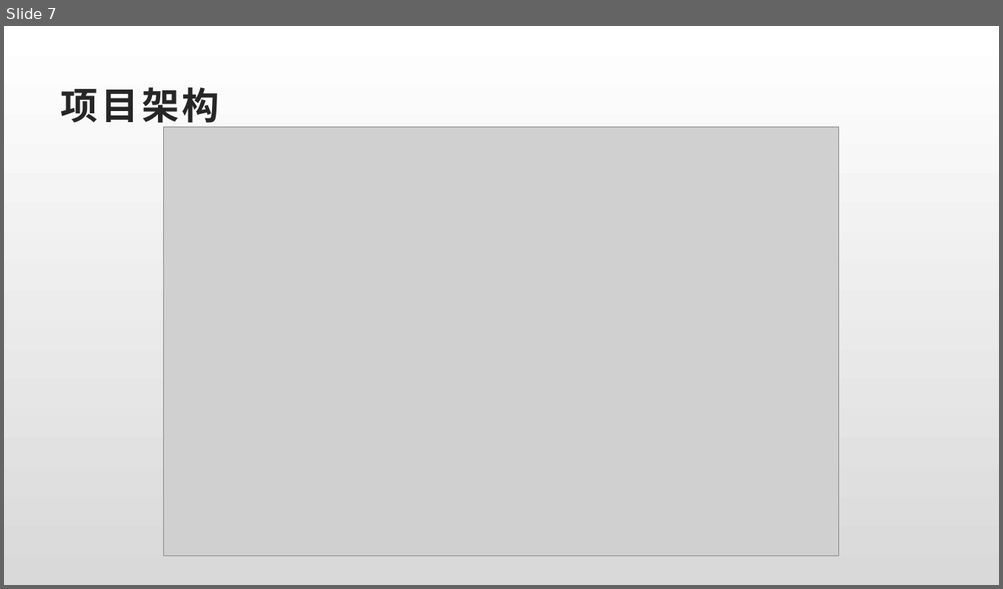
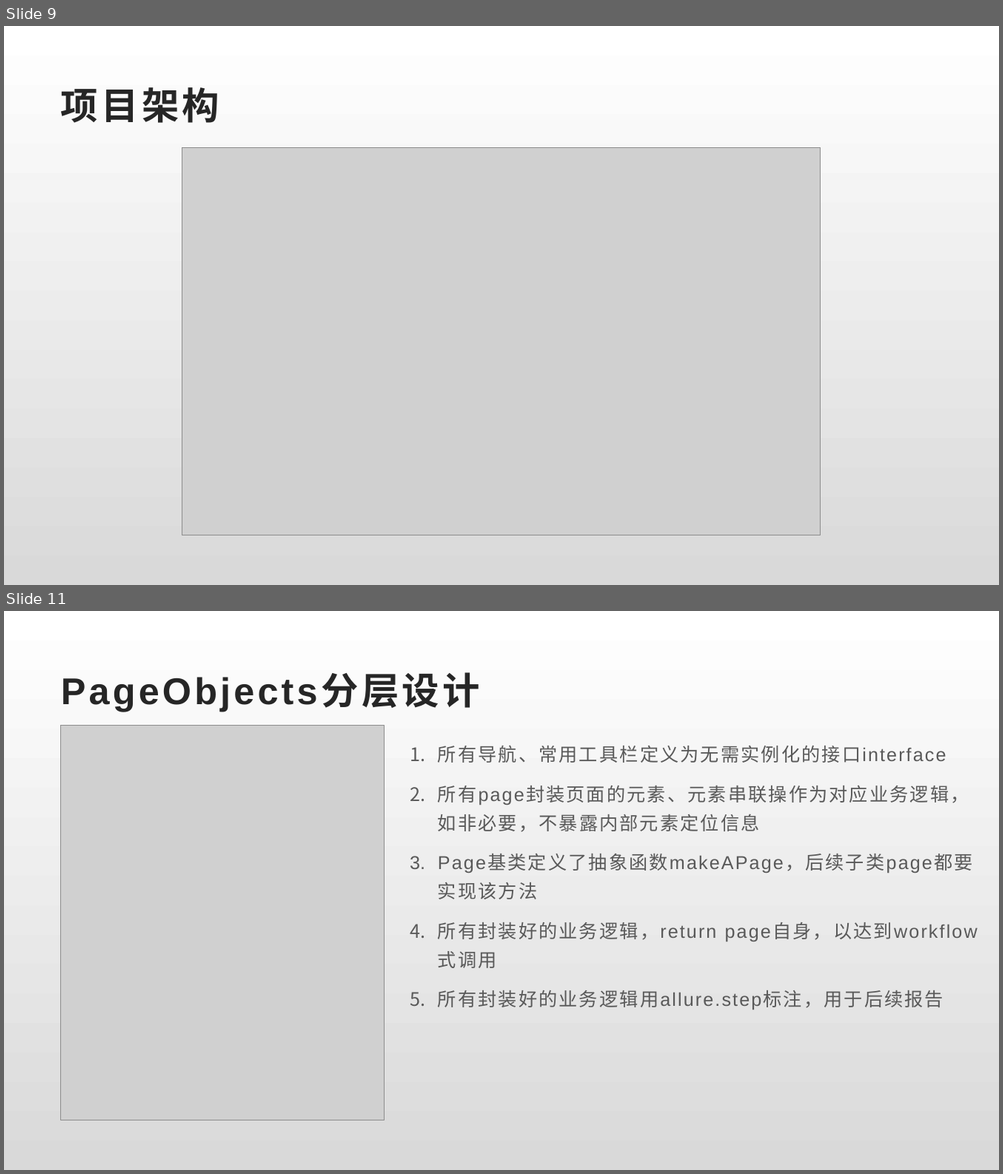
Before and after one commit to julystone/alistar_github_version, a slide deck: doc/基于Appium的 App UI自动化框架.pptx. Shown one above the other, each under a label of ours: slide 7 before the commit, slides 9 and 11 after it; the slides between them are not shown. The pictures are 1003x589 and 1003x1174 pixels, drawn with LibreOffice and Linux fonts; fonts in the diff are those of the drawing; grey boxes stand for pictures. Boxes give left, top, right and bottom in pixels: in the first picture for what was removed or moved away, otherwise in the second. Text is boxed around its words. In the diff, an @@ line names an element or a change of style, - is before the commit and + after.

```diff
--- a/doc/基于Appium的 App UI自动化框架.pptx
+++ b/doc/基于Appium的 App UI自动化框架.pptx
@@ slide 11 added at bbox=[4, 611, 999, 1170], background gradient #FFFFFF to #D9D9D9 @@
@@ title added at bbox=[61, 675, 480, 712], 36 pt, text #262626, bold @@
+PageObjects分层设计
@@ picture added at bbox=[61, 725, 384, 1121] @@
@@ text added at bbox=[438, 745, 977, 1010], 18 pt, text #595959 @@
+1. 所有导航、常用工具栏定义为无需实例化的接口interface
+2. 所有page封装页面的元素、元素串联操作为对应业务逻辑，如非必要，不暴露内部元素定位信息
+3. Page基类定义了抽象函数makeAPage，后续子类page都要实现该方法
+4. 所有封装好的业务逻辑，return page自身，以达到workflow式调用
+5. 所有封装好的业务逻辑用allure.step标注，用于后续报告
@@ what was slide 7 is now slide 9 @@
@@ slide 9 changed as well @@
@@ picture: place and size @@
-picture at bbox=[164, 127, 839, 557]
+picture at bbox=[182, 147, 820, 536]
```
Also in this commit, not shown: 5 other slides changed, 8 other slides added, 3 slides removed, 12 other files.
